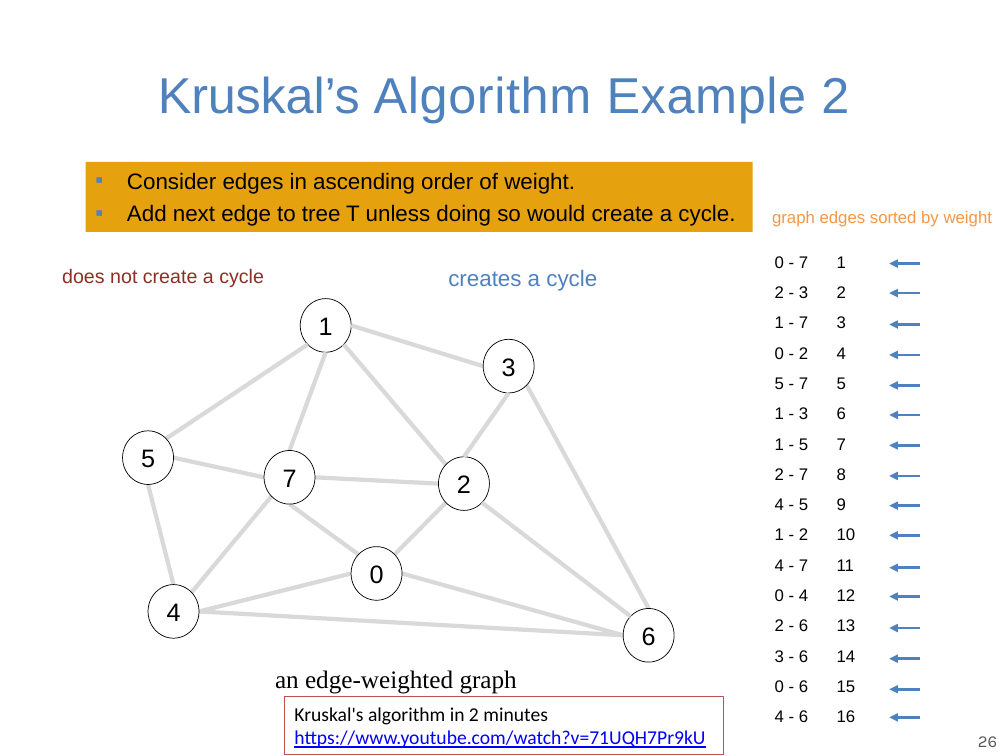
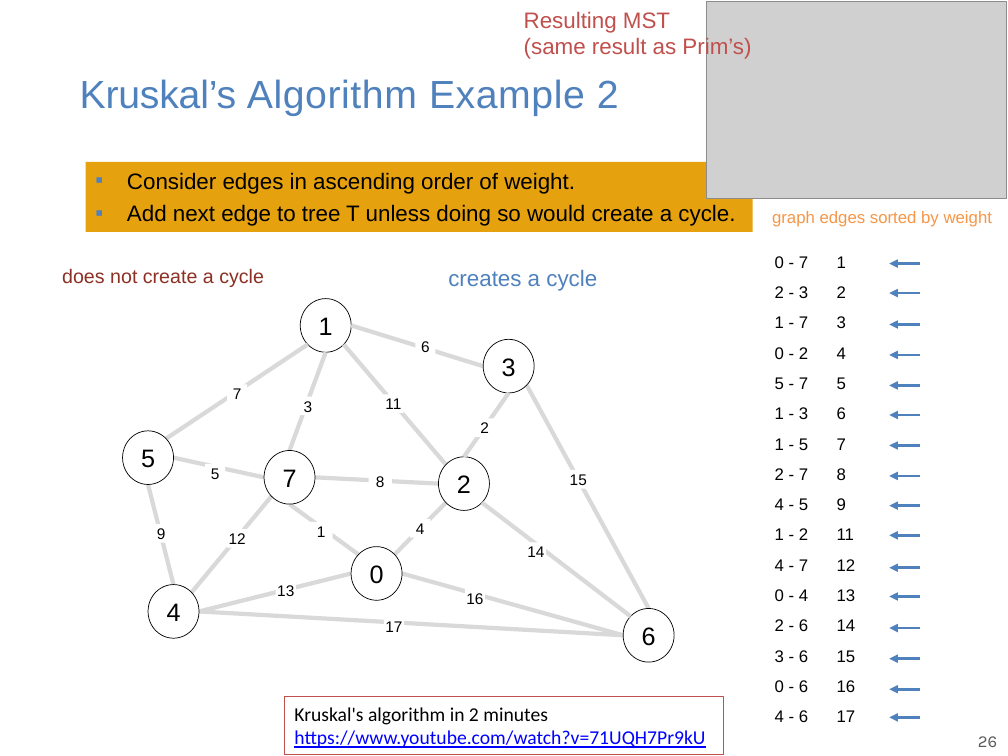
Before and after one commit to guhofstra/CSC111Fa25, a slide deck: slide 26 of PPTs/Lecture 14-minimum spanning trees.pptx. Drawn at 1008x756 pixels with LibreOffice and Linux fonts; fonts in the diff are those of the drawing; grey boxes stand for pictures. Boxes give left, top, right and bottom in pixels: in the first picture for what was removed or moved away, otherwise in the second. Text is boxed around its words. In the diff, an @@ line names an element or a change of style, - is before the commit and + after.

```diff
--- a/PPTs/Lecture 14-minimum spanning trees.pptx
+++ b/PPTs/Lecture 14-minimum spanning trees.pptx
@@ text added at [524,12,751,60], 16 pt, text #C0504D @@
+Resulting MST
+(same result as Prim’s)
@@ picture added at [707,2,1007,200] @@
@@ title "Kruskal’s Algorithm Example 2" at [80,79,619,116]: size 36 to 28 pt @@
@@ table at [765,248,881,732] @@
-row 10, column 2: 10
+row 10, column 2: 11
-row 11, column 2: 11
+row 11, column 2: 12
-row 12, column 2: 12
+row 12, column 2: 13
-row 13, column 2: 13
+row 13, column 2: 14
-row 14, column 2: 14
+row 14, column 2: 15
-row 15, column 2: 15
+row 15, column 2: 16
-row 16, column 2: 16
+row 16, column 2: 17
@@ text added at [421,341,430,352], 11 pt, text #000000 @@
+6
@@ text added at [233,388,242,399], 11 pt, text #000000 @@
+7
@@ text added at [304,401,313,412], 11 pt, text #000000 @@
+3
@@ text added at [385,398,401,409], 11 pt, text #000000 @@
+11
@@ text added at [480,422,489,433], 11 pt, text #000000 @@
+2
@@ text added at [211,468,220,479], 11 pt, text #000000 @@
+5
@@ text added at [376,476,385,487], 11 pt, text #000000 @@
+8
@@ rectangle added at [569,470,589,489], fill #FFFFFF, 11 pt, text #000000 @@
+15
@@ text added at [157,528,166,539], 11 pt, text #000000 @@
+9
@@ rectangle added at [227,529,247,548], fill #FFFFFF, 11 pt, text #000000 @@
+12
@@ text added at [317,526,326,537], 11 pt, text #000000 @@
+1
@@ text added at [416,523,425,534], 11 pt, text #000000 @@
+4
@@ rectangle added at [526,542,546,561], fill #FFFFFF, 11 pt, text #000000 @@
+14
@@ rectangle added at [276,582,296,601], fill #FFFFFF, 11 pt, text #000000 @@
+13
@@ rectangle added at [465,590,485,609], fill #FFFFFF, 11 pt, text #000000 @@
+16
@@ text added at [385,621,402,632], 11 pt, text #000000 @@
+17
@@ text removed at [275,670,517,694] @@
-an edge-weighted graph
```
Also in this commit, not shown: 3 other slides changed, 1 other file.
